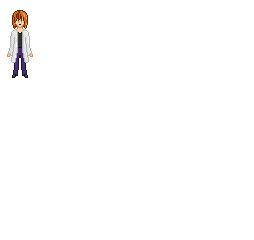
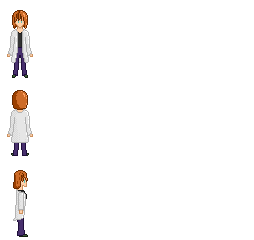
The second 254px x 240px image is a revision of the first. Changes to its layers:
added layer "Paint Layer 2 Merged" (1st of 2) above "Paint Layer 2 Merged" over [7, 24, 33, 237]
painted on "Paint Layer 2 Merged" (2nd of 2) over [7, 24, 33, 237]
